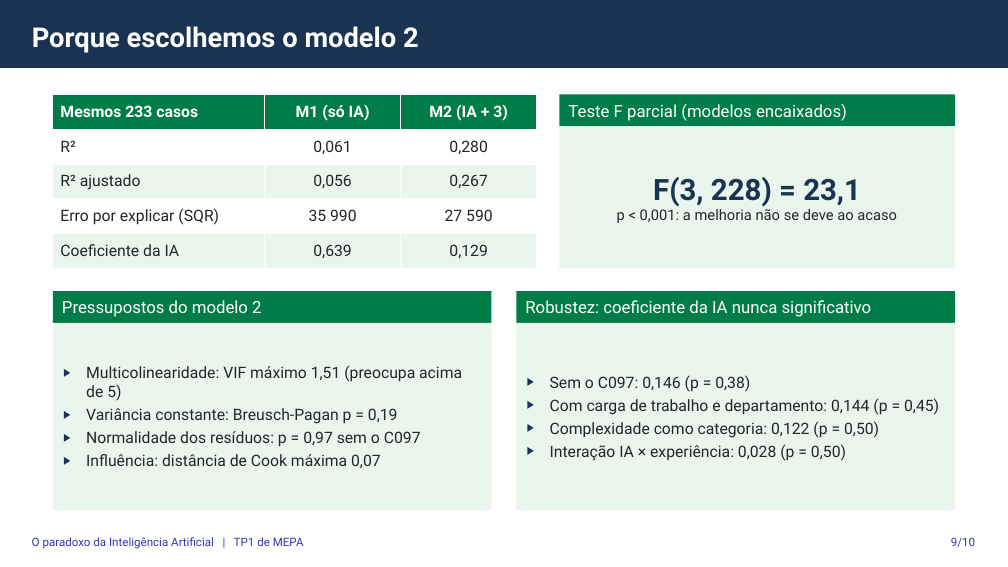
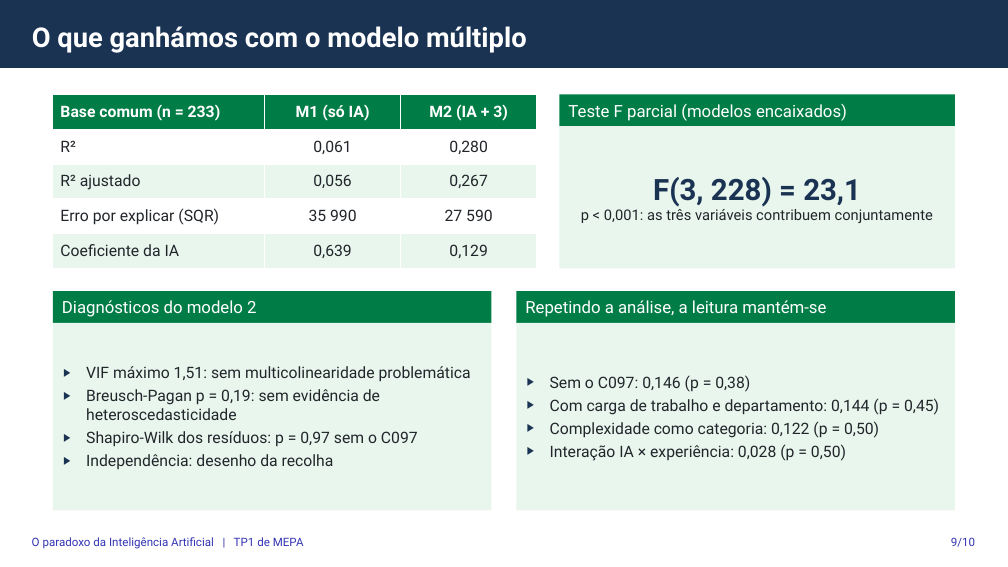
Before and after one commit to gcoutinho-ipca/tp1-mepa-ia-produtividade, a slide deck: slide 9 of Apresentacao_Defesa_TP1_MEPA.pptx. Drawn at 1008x567 pixels with LibreOffice and Linux fonts; fonts in the diff are those of the drawing. Boxes give left, top, right and bottom in pixels: in the first picture for what was removed or moved away, otherwise in the second. Text is boxed around its words. In the diff, an @@ line names an element or a change of style, - is before the commit and + after.

```diff
--- a/Apresentacao_Defesa_TP1_MEPA.pptx
+++ b/Apresentacao_Defesa_TP1_MEPA.pptx
@@ title at <box>32,26,527,53</box>: text changed @@
-Porque escolhemos o modelo 2
+O que ganhámos com o modelo múltiplo
@@ table at <box>53,95,537,268</box> @@
-row 1, column 1: Mesmos 233 casos
+row 1, column 1: Base comum (n = 233)
@@ text in rectangle at <box>581,206,933,223</box>: text changed @@
-p < 0,001: a melhoria não se deve ao acaso
+p < 0,001: as três variáveis contribuem conjuntamente
@@ text in rectangle at <box>62,300,256,317</box>: text changed @@
-Pressupostos do modelo 2
+Diagnósticos do modelo 2
@@ text in rectangle at <box>525,300,826,317</box>: text changed @@
-Robustez: coeficiente da IA nunca significativo
+Repetindo a análise, a leitura mantém-se
@@ text in rectangle at <box>86,366,471,469</box>: text changed @@
-▶ Multicolinearidade: VIF máximo 1,51 (preocupa acima de 5)
-▶ Variância constante: Breusch-Pagan p = 0,19
-▶ Normalidade dos resíduos: p = 0,97 sem o C097
-▶ Influência: distância de Cook máxima 0,07
+▶ VIF máximo 1,51: sem multicolinearidade problemática
+▶ Breusch-Pagan p = 0,19: sem evidência de heteroscedasticidade
+▶ Shapiro-Wilk dos resíduos: p = 0,97 sem o C097
+▶ Independência: desenho da recolha
```
Also in this commit, not shown: 8 other slides changed, 5 other files.
